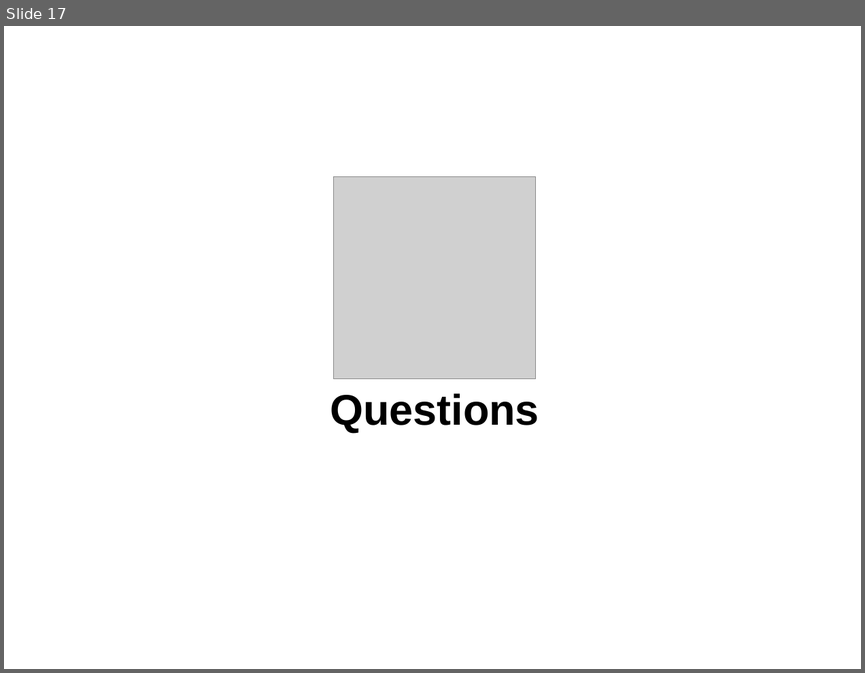
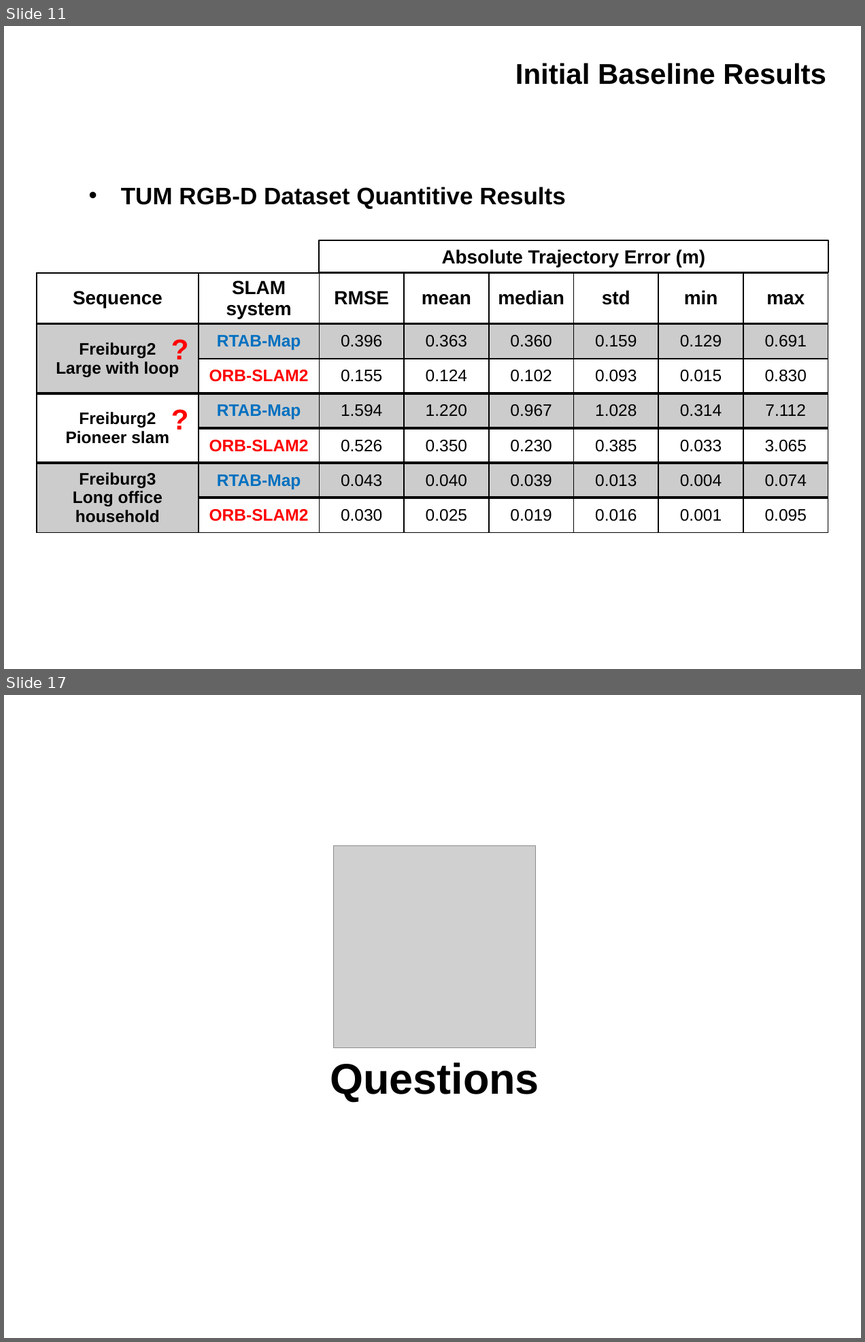
Before and after one commit to IslamAAli/ORBSLAM_RTABmap, a slide deck: Presentation_2/CMPUT631-ProjectProgress-V0P1.pptx. Shown one above the other, each under a label of ours: slide 17 before the commit, slides 11 and 17 after it; the slides between them are not shown. The pictures are 865x673 and 865x1342 pixels, drawn with LibreOffice and Linux fonts; fonts in the diff are those of the drawing; grey boxes stand for pictures; background and template pictures are left out. Boxes give left, top, right and bottom in pixels: in the first picture for what was removed or moved away, otherwise in the second. Text is boxed around its words. In the diff, an @@ line names an element or a change of style, - is before the commit and + after.

```diff
--- a/Presentation_2/CMPUT631-ProjectProgress-V0P1.pptx
+++ b/Presentation_2/CMPUT631-ProjectProgress-V0P1.pptx
@@ slide 11 added at [4,26,861,669], background #FFFFFF @@
@@ title added at [515,63,826,84], 24 pt, text #000000, bold @@
+Initial Baseline Results
@@ text added at [121,186,566,209], 20 pt, text #000000, bold @@
+• TUM RGB-D Dataset Quantitive Results
@@ rectangle added at [320,240,828,272], outline #000000 1 pt, 16 pt, text #000000, bold @@
+Absolute Trajectory Error (m)
@@ table added at [37,273,828,536], 7 rows, 8 columns @@
+Sequence | SLAM system | RMSE | mean | median | std | min | max
+Freiburg2 / Large with loop | RTAB-Map | 0.396 | 0.363 | 0.360 | 0.159 | 0.129 | 0.691
+ | ORB-SLAM2 | 0.155 | 0.124 | 0.102 | 0.093 | 0.015 | 0.830
+Freiburg2 / Pioneer slam | RTAB-Map | 1.594 | 1.220 | 0.967 | 1.028 | 0.314 | 7.112
+ | ORB-SLAM2 | 0.526 | 0.350 | 0.230 | 0.385 | 0.033 | 3.065
+Freiburg3 / Long office household | RTAB-Map | 0.043 | 0.040 | 0.039 | 0.013 | 0.004 | 0.074
+ | ORB-SLAM2 | 0.030 | 0.025 | 0.019 | 0.016 | 0.001 | 0.095
@@ text added at [162,327,198,369], 24 pt, text #FF0000, bold @@
+?
@@ text added at [162,397,198,440], 24 pt, text #FF0000, bold @@
+?
```
Also in this commit, not shown: 3 slides changed, 12 other slides added, 13 slides removed.
